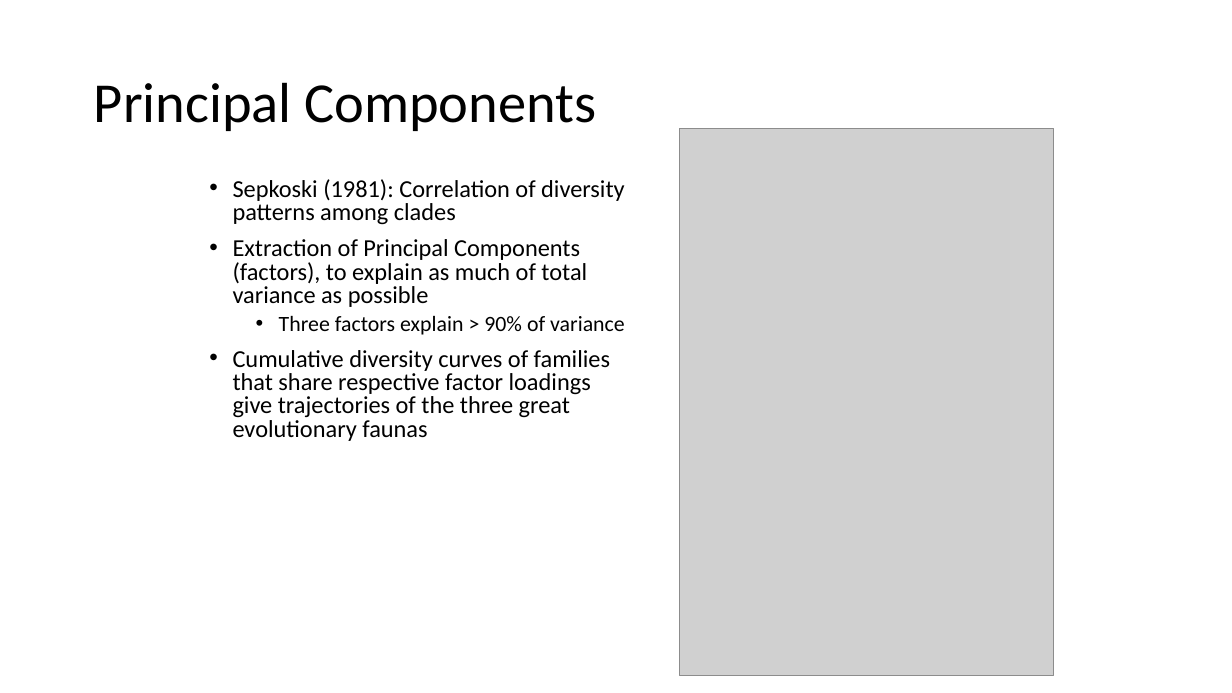
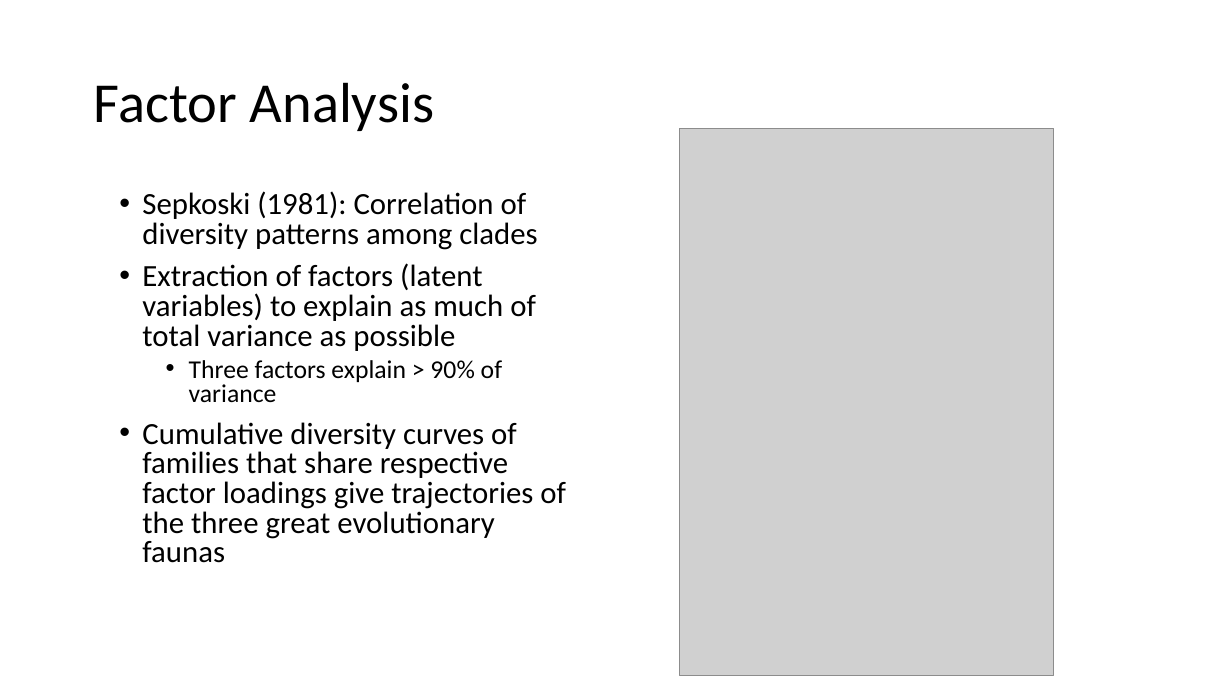
Before and after one commit to FAU-Paleo/apw_2026, a slide deck: slide 35 of docs/data/paleodiversity/Day3_Wolfgang/GlobalDiversity2026.pptx. Drawn at 1232x693 pixels with LibreOffice and Linux fonts; fonts in the diff are those of the drawing; grey boxes stand for pictures. Boxes give left, top, right and bottom in pixels: in the first picture for what was removed or moved away, otherwise in the second. Text is boxed around its words. In the diff, an @@ line names an element or a change of style, - is before the commit and + after.

```diff
--- a/docs/data/paleodiversity/Day3_Wolfgang/GlobalDiversity2026.pptx
+++ b/docs/data/paleodiversity/Day3_Wolfgang/GlobalDiversity2026.pptx
@@ title at (x1=94, y1=82, x2=434, y2=131): text changed @@
-Principal Components
+Factor Analysis
@@ text "Sepkoski (1981): Correlation of diversity ..." moved from (x1=233, y1=179, x2=625, y2=441) to (x1=142, y1=191, x2=566, y2=563) @@
@@ text at (x1=142, y1=191, x2=566, y2=563): size 19 to 24 pt in "Sepkoski (1981): Correlation of diversity patterns among ...", "Cumulative diversity curves of families that share ..."; size 17 to 20 pt in "Three factors explain > 90% of variance" @@
@@ text at (x1=142, y1=263, x2=536, y2=351): text changed; size 19 to 24 pt @@
-• Extraction of Principal Components (factors), to explain as much of total variance as possible
+• Extraction of factors (latent variables) to explain as much of total variance as possible
```
Also in this commit, not shown: 6 other slides changed, 5 slides added.
